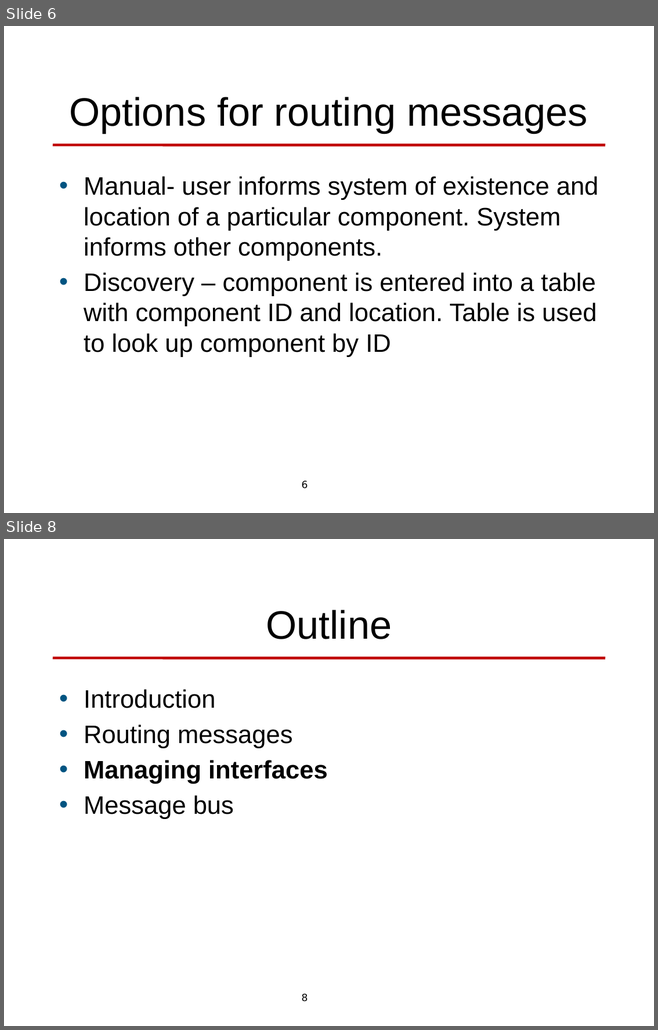
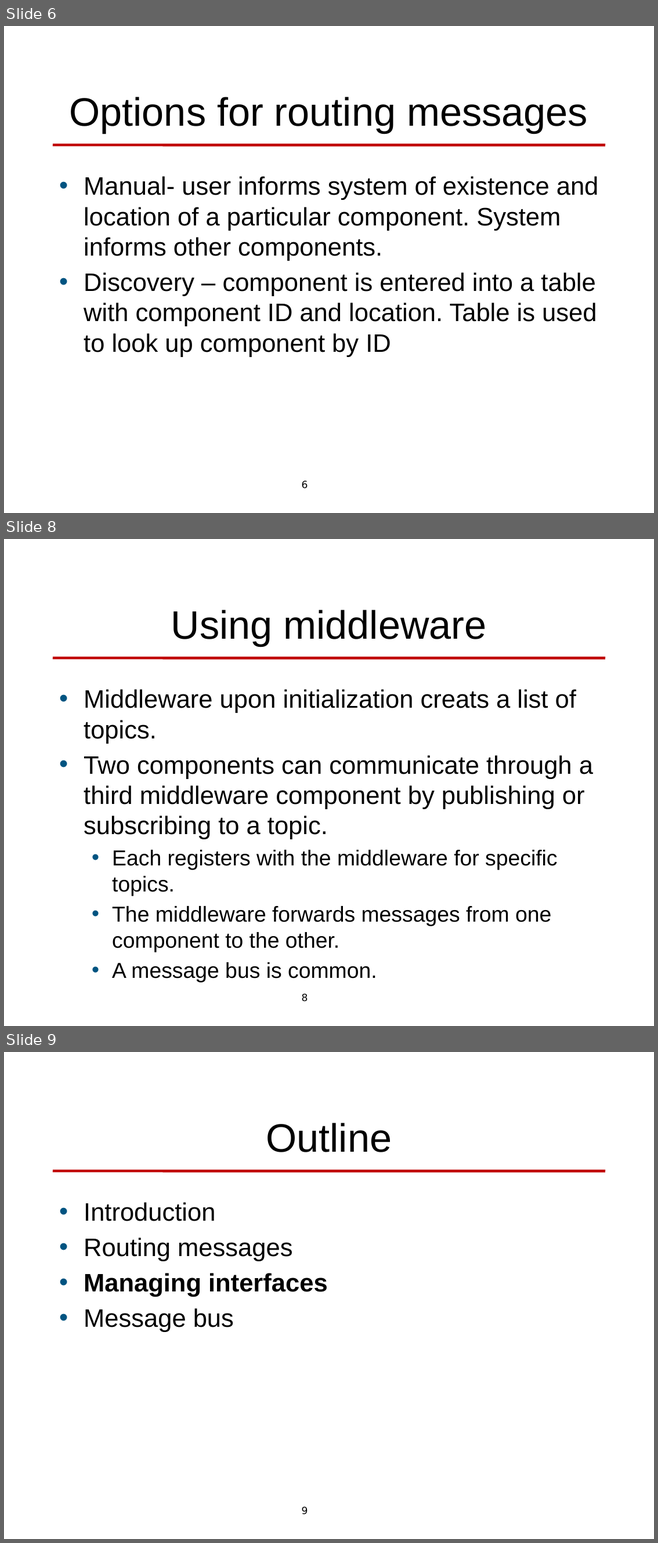
Before and after one commit to len-bass/architecture-design, a slide deck: integrability.pptx. Shown one above the other, each under a label of ours: slides 6 and 8 before the commit, slides 6, 8 and 9 after it; the slides between them are not shown. The pictures are 658x1030 and 658x1543 pixels, drawn with LibreOffice and Linux fonts; fonts in the diff are those of the drawing; background and template pictures are left out. Boxes give left, top, right and bottom in pixels: in the first picture for what was removed or moved away, otherwise in the second. Text is boxed around its words. In the diff, an @@ line names an element or a change of style, - is before the commit and + after.

```diff
--- a/integrability.pptx
+++ b/integrability.pptx
@@ slide 8 added at bbox=[4, 539, 654, 1026], background #FFFFFF; not listed: 2 template elements that a slide beside it also shows @@
@@ title added at bbox=[171, 610, 487, 646], 44 pt, text #000000 @@
+Using middleware
@@ text added at bbox=[83, 689, 593, 979], 28 pt, text #000000 @@
+• Middleware upon initialization creats a list of topics.
+• Two components can communicate through a third middleware component by publishing or subscribing to a topic.
+  • Each registers with the middleware for specific topics.
+  • The middleware forwards messages from one component to the other.
+  • A message bus is common.
@@ what was slide 8 is now slide 9 @@
@@ page number at bbox=[302, 1507, 308, 1515]: text changed @@
-8
+9
```
Also in this commit, not shown: 1 slide changed.
